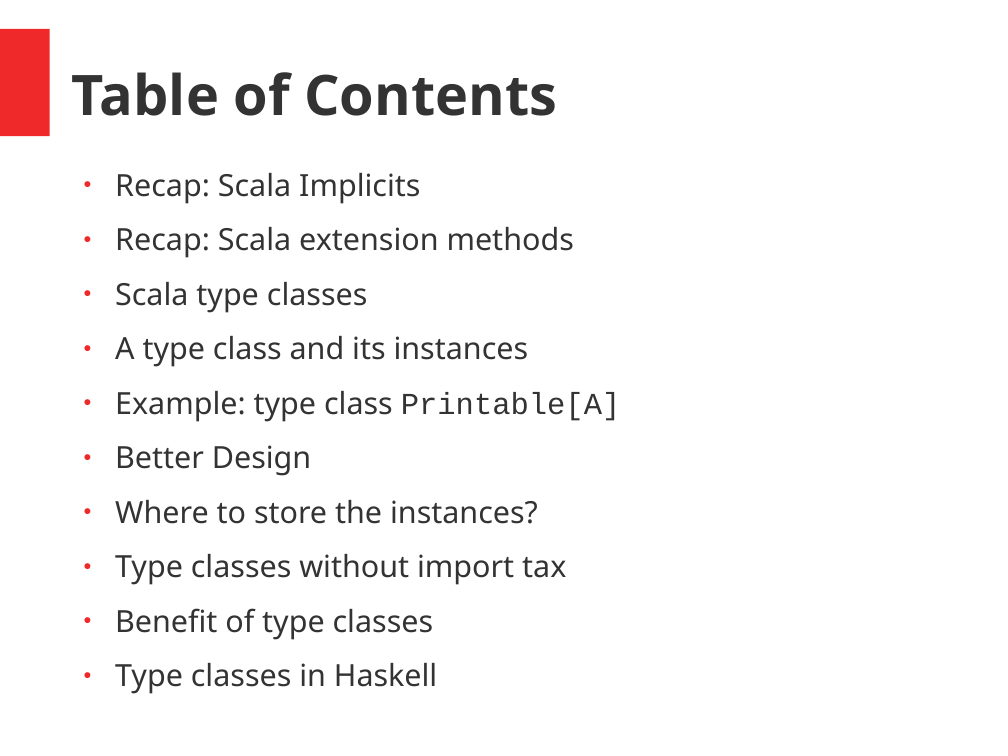
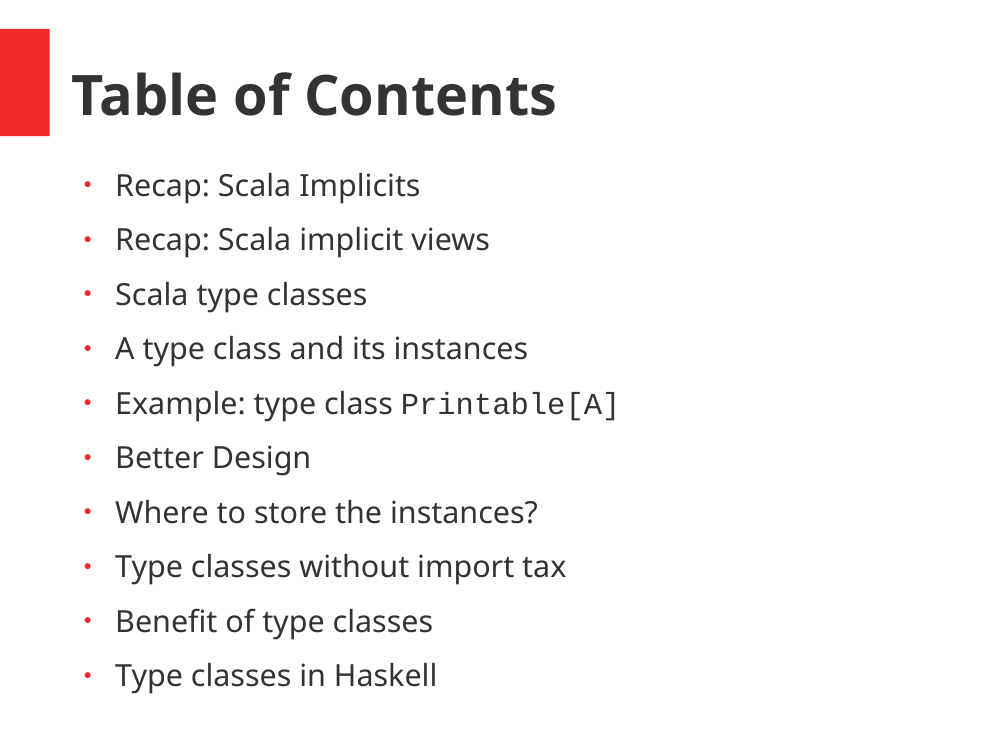
Before and after one commit to hermannhueck/typeclasses, a slide deck: slide 2 of Slides/TypeClasses.pptx. Drawn at 1008x756 pixels with LibreOffice and Linux fonts; fonts in the diff are those of the drawing. Boxes give left, top, right and bottom in pixels: in the first picture for what was removed or moved away, otherwise in the second. Text is boxed around its words. In the diff, an @@ line names an element or a change of style, - is before the commit and + after.

```diff
--- a/Slides/TypeClasses.pptx
+++ b/Slides/TypeClasses.pptx
@@ text at box(115, 227, 489, 258): text changed @@
-● Recap: Scala extension methods
+● Recap: Scala implicit views
```
Also in this commit, not shown: 9 other slides changed, 1 slide added, 1 other file.
